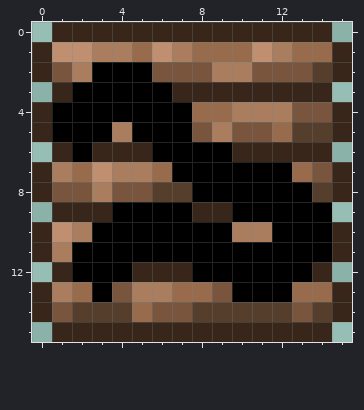
File history of a pixel-art sprite, Assets/Parts/WeaponBowString/Molds/Simple.png. Above is the file before it was changed.
The file is 32x32 pixels, drawn in blocks of 2x2; one block is one cell here.
After:
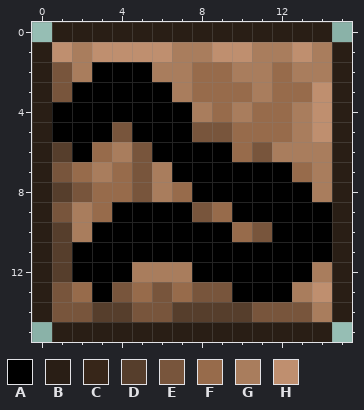
Palette (. is transparent): A #000000  B #291e15  C #372619  D #563e2c  E #78553c  F #976b4b  G #a97d5d  H #bf8f6f
Edits made:
{"y":0,"x":1,"old":"CCCCCCCCCCCCCC","new":"BBBBBBBBBBBBBB"}
{"y":1,"x":0,"old":"C","new":"B"}
{"y":1,"x":2,"old":"HGGF","new":"GHHH"}
{"y":1,"x":8,"old":"FFFH","new":"GHHG"}
{"y":1,"x":13,"old":"FFC","new":"HGB"}
{"y":2,"x":0,"old":"C","new":"B"}
{"y":2,"x":6,"old":"EEEG","new":"GGFF"}
{"y":2,"x":11,"old":"EEEDC","new":"GFGGB"}
{"y":3,"x":0,"old":".C","new":"BE"}
{"y":3,"x":7,"old":"CCCCCCCC.","new":"GFFFGFFHB"}
{"y":4,"x":0,"old":"C","new":"B"}
{"y":4,"x":8,"old":"F","new":"G"}
{"y":4,"x":11,"old":"GGEEC","new":"FFGHB"}
{"y":5,"x":0,"old":"C","new":"B"}
{"y":5,"x":4,"old":"G","new":"E"}
{"y":5,"x":9,"old":"GEE","new":"EFF"}
{"y":5,"x":13,"old":"DDC","new":"GHB"}
{"y":6,"x":0,"old":".C","new":"BD"}
{"y":6,"x":3,"old":"CCC","new":"FGE"}
{"y":6,"x":10,"old":"CCCCC.","new":"FEGGGB"}
{"y":7,"x":0,"old":"CG","new":"BE"}
{"y":7,"x":3,"old":"HGGF","new":"GFEG"}
{"y":7,"x":14,"old":"EC","new":"GB"}
{"y":8,"x":0,"old":"CE","new":"BD"}
{"y":8,"x":3,"old":"GE","new":"FF"}
{"y":8,"x":6,"old":"DD","new":"GF"}
{"y":8,"x":14,"old":"DC","new":"GB"}
{"y":9,"x":0,"old":".CCC","new":"BEGF"}
{"y":9,"x":8,"old":"CC","new":"EF"}
{"y":9,"x":15,"old":".","new":"B"}
{"y":10,"x":0,"old":"CH","new":"BD"}
{"y":10,"x":10,"old":"GG","new":"FE"}
{"y":10,"x":15,"old":"C","new":"B"}
{"y":11,"x":0,"old":"CG","new":"BD"}
{"y":11,"x":15,"old":"C","new":"B"}
{"y":12,"x":0,"old":".C","new":"BD"}
{"y":12,"x":5,"old":"CCC","new":"GGG"}
{"y":12,"x":14,"old":"C.","new":"GB"}
{"y":13,"x":0,"old":"CG","new":"BE"}
{"y":13,"x":5,"old":"GG","new":"FE"}
{"y":13,"x":8,"old":"F","new":"E"}
{"y":13,"x":13,"old":"FFC","new":"GHB"}
{"y":14,"x":0,"old":"C","new":"B"}
{"y":14,"x":2,"old":"D","new":"E"}
{"y":14,"x":5,"old":"F","new":"E"}
{"y":14,"x":7,"old":"E","new":"D"}
{"y":14,"x":11,"old":"DD","new":"EE"}
{"y":14,"x":14,"old":"DC","new":"GB"}
{"y":15,"x":1,"old":"CCCCCCCCCCCCCC","new":"BBBBBBBBBBBBBB"}
{"label":"changed","picture_box":[32,22,352,342]}
